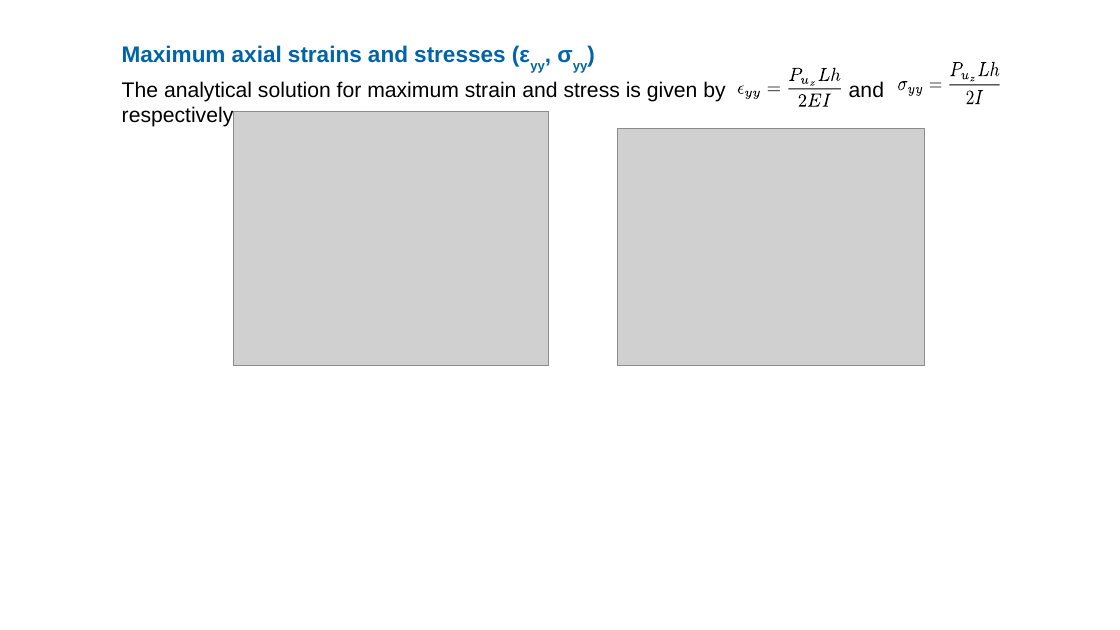
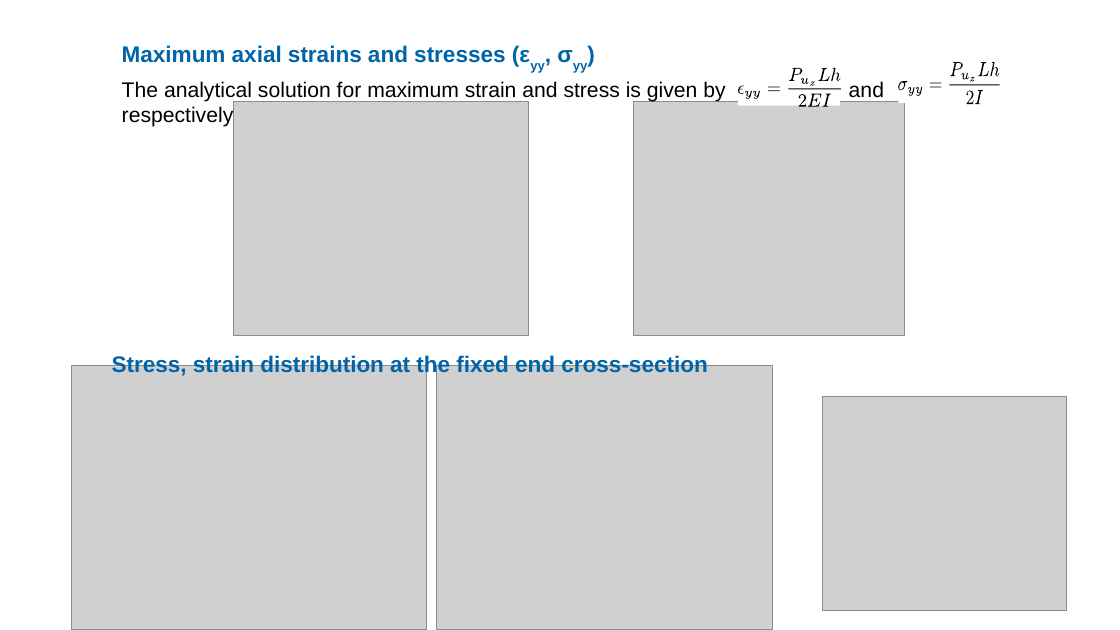
Before and after one commit to ARUN-PRAKASH-95/PPP-presentations, a slide deck: slide 9 of PPPSS19_63876_ARUN_PRAKASH_GANAPATHY.odp. Drawn at 1120x630 pixels with LibreOffice and Linux fonts; fonts in the diff are those of the drawing; grey boxes stand for pictures; background and template pictures are left out. Boxes give left, top, right and bottom in pixels: in the first picture for what was removed or moved away, otherwise in the second. Text is boxed around its words. In the diff, an @@ line names an element or a change of style, - is before the commit and + after.

```diff
--- a/PPPSS19_63876_ARUN_PRAKASH_GANAPATHY.odp
+++ b/PPPSS19_63876_ARUN_PRAKASH_GANAPATHY.odp
@@ picture resized from (x1=234, y1=112, x2=549, y2=366) to (x1=234, y1=102, x2=528, y2=335) @@
@@ picture resized from (x1=618, y1=129, x2=925, y2=366) to (x1=634, y1=102, x2=905, y2=335) @@
@@ text added at (x1=112, y1=354, x2=707, y2=377), 16 pt, text #0064A8, bold @@
+Stress, strain distribution at the fixed end cross-section
@@ picture added at (x1=71, y1=366, x2=427, y2=630) @@
@@ picture added at (x1=437, y1=366, x2=772, y2=630) @@
@@ picture added at (x1=823, y1=396, x2=1067, y2=611) @@
```
Also in this commit, not shown: 7 other slides changed, 2 slides added, 2 other files.
